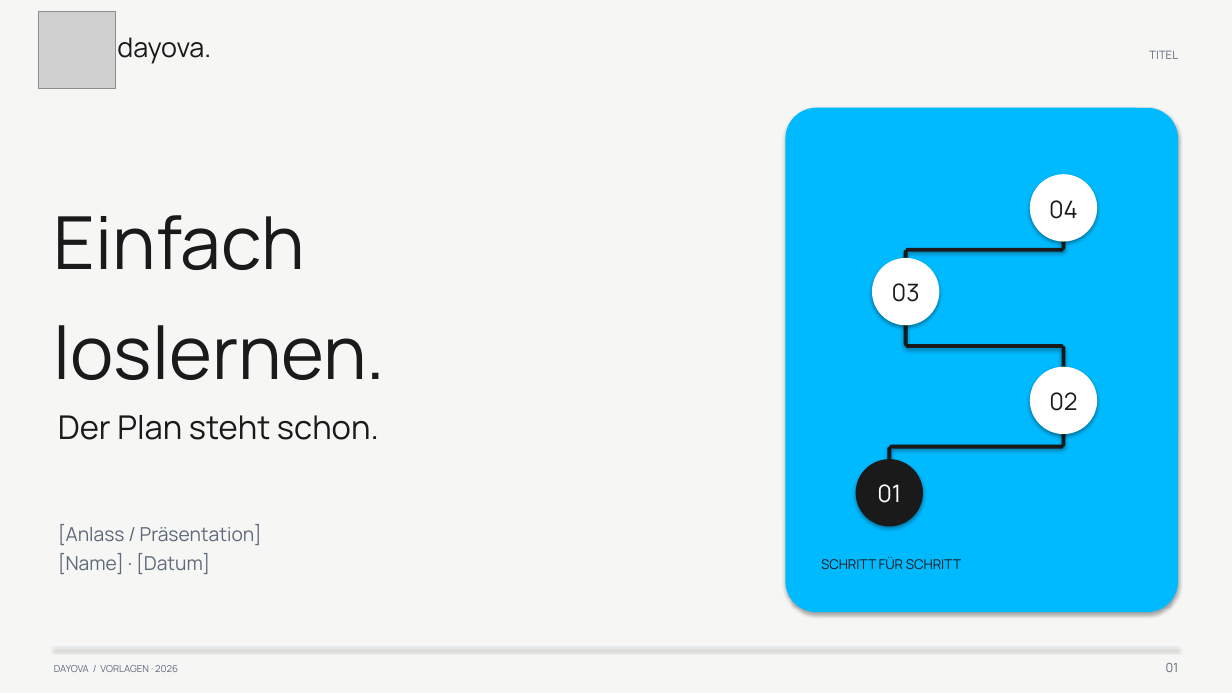
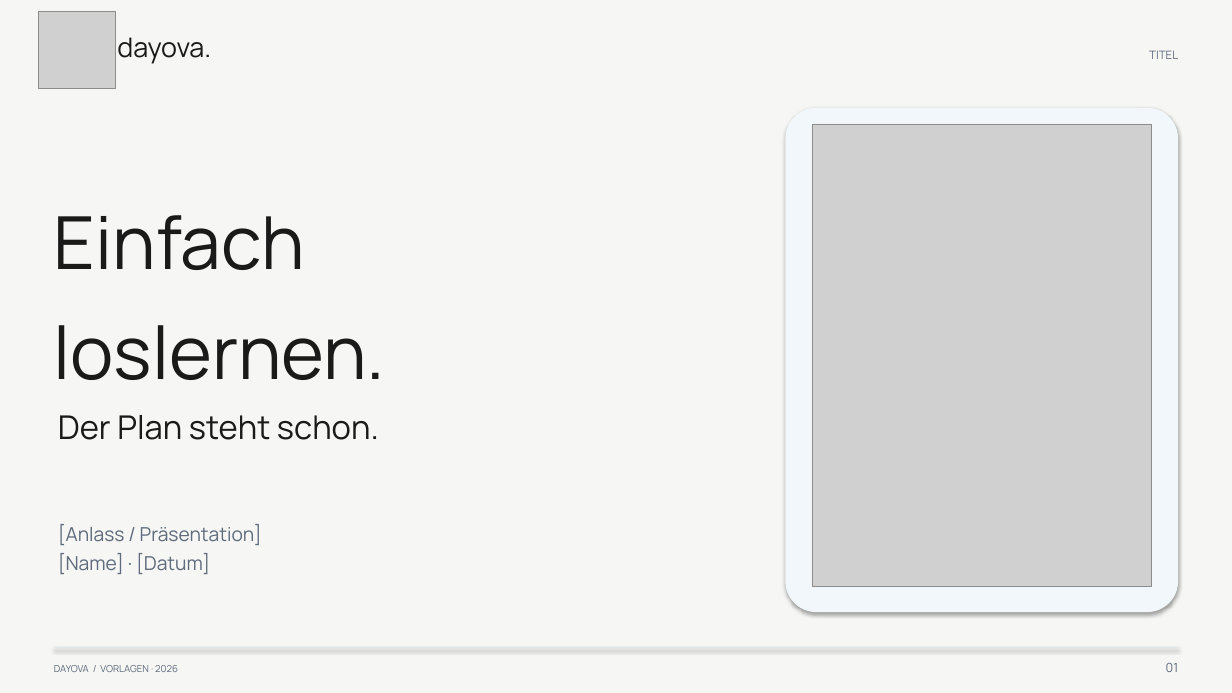
Before and after one commit to Dayova/dayova-mvp, a slide deck: slide 1 of brand/templates/dist/Dayova-Presentation.pptx. Drawn at 1232x693 pixels with LibreOffice and Linux fonts; fonts in the diff are those of the drawing; grey boxes stand for pictures. Boxes give left, top, right and bottom in pixels: in the first picture for what was removed or moved away, otherwise in the second. Text is boxed around its words. In the diff, an @@ line names an element or a change of style, - is before the commit and + after.

```diff
--- a/brand/templates/dist/Dayova-Presentation.pptx
+++ b/brand/templates/dist/Dayova-Presentation.pptx
@@ rounded rectangle at (786, 108, 1178, 613): fill #00BAFF to #F1F7FB @@
@@ picture added at (812, 124, 1152, 587) @@
@@ ellipse removed at (1031, 175, 1098, 242) @@
@@ text removed at (1049, 200, 1078, 219) @@
-04
@@ rounded rectangle removed at (1062, 208, 1066, 250) @@
@@ ellipse removed at (872, 258, 940, 325) @@
@@ rounded rectangle removed at (904, 250, 908, 291) @@
@@ rounded rectangle removed at (906, 248, 1064, 251) @@
@@ text removed at (892, 283, 920, 302) @@
-03
@@ rounded rectangle removed at (904, 292, 908, 347) @@
@@ rounded rectangle removed at (906, 344, 1064, 348) @@
@@ rounded rectangle removed at (1062, 346, 1066, 400) @@
@@ ellipse removed at (1031, 367, 1098, 434) @@
@@ text removed at (1049, 392, 1077, 411) @@
-02
@@ rounded rectangle removed at (1062, 400, 1066, 446) @@
@@ rounded rectangle removed at (887, 446, 891, 493) @@
@@ rounded rectangle removed at (889, 445, 1064, 448) @@
@@ ellipse removed at (856, 459, 923, 527) @@
@@ text removed at (877, 484, 901, 503) @@
-01
@@ text removed at (821, 557, 961, 569) @@
-SCHRITT FÜR SCHRITT
```
Also in this commit, not shown: 12 other files.
